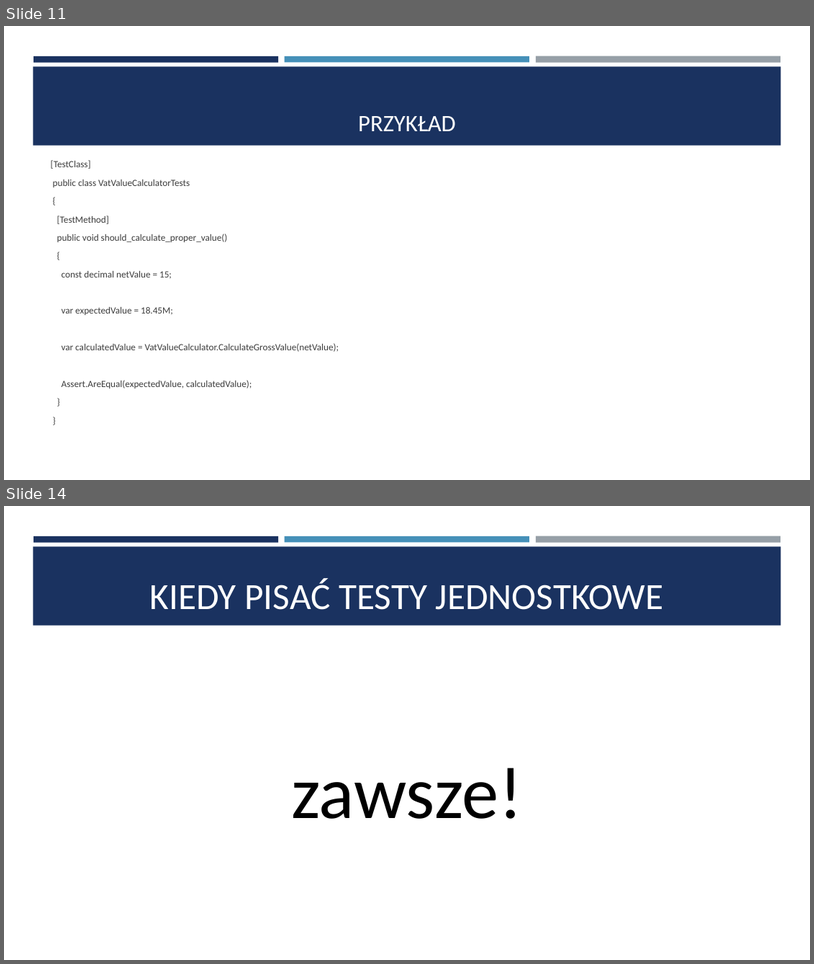
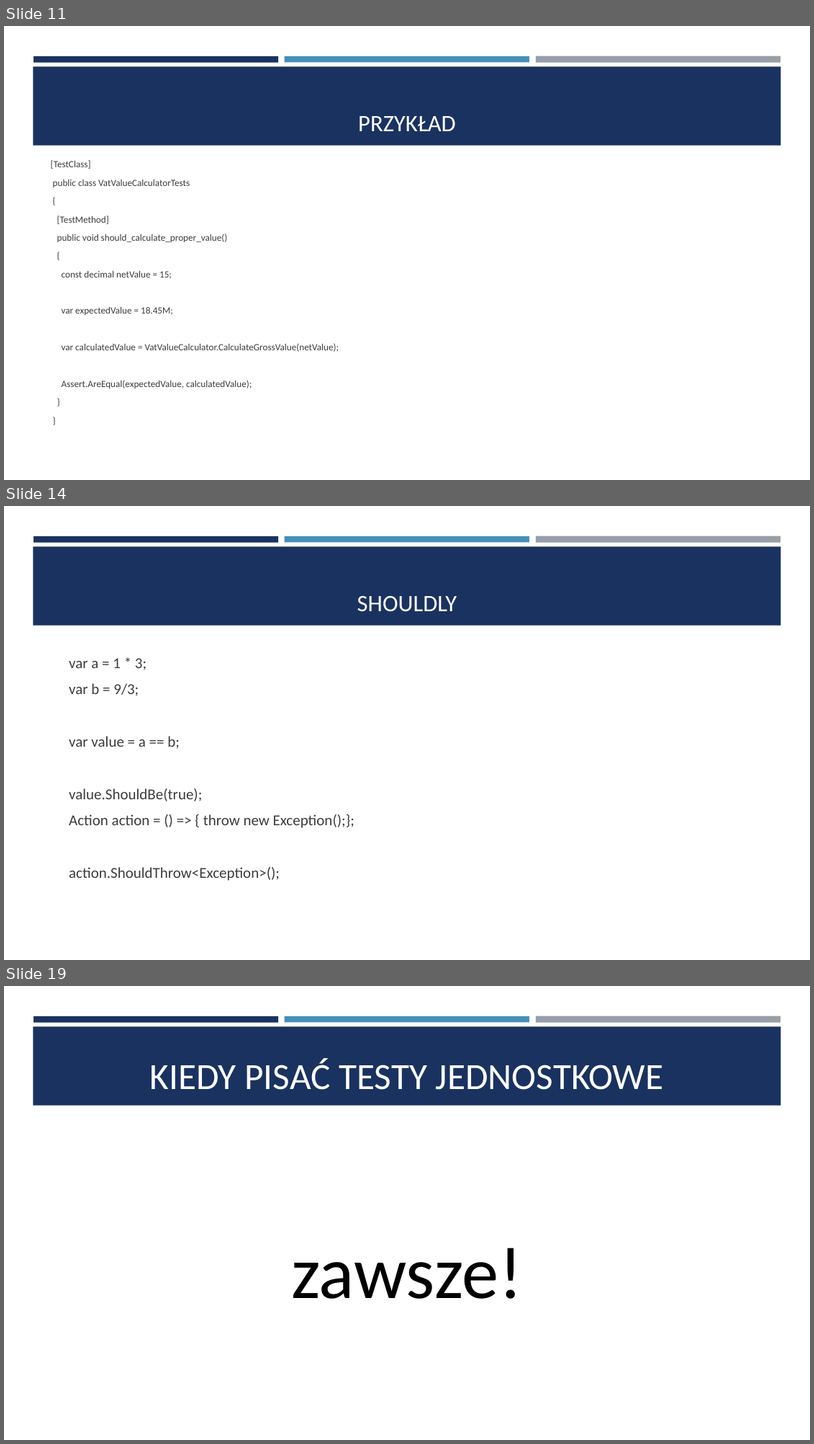
Before and after one commit to saamed/unit-test-workshops, a slide deck: docs/Testy jednostkowe.pptx. Shown one above the other, each under a label of ours: slides 11 and 14 before the commit, slides 11, 14 and 19 after it; the slides between them are not shown. The pictures are 814x964 and 814x1444 pixels, drawn with LibreOffice and Linux fonts; fonts in the diff are those of the drawing. Boxes give left, top, right and bottom in pixels: in the first picture for what was removed or moved away, otherwise in the second. Text is boxed around its words. In the diff, an @@ line names an element or a change of style, - is before the commit and + after.

```diff
--- a/docs/Testy jednostkowe.pptx
+++ b/docs/Testy jednostkowe.pptx
@@ slide 14 added at [4,506,810,960], background #FFFFFF; not listed: 4 template elements that a slide beside it also shows @@
@@ title added at [358,595,458,612], 28 pt, text #FFFFFF @@
+SHOULDLY
@@ text added at [69,658,355,880], 18 pt, text #3D3D3D @@
+var a = 1 * 3;
+var b = 9/3;
+var value = a == b;
+value.ShouldBe(true);
+Action action = () => { throw new Exception();};
+action.ShouldThrow<Exception>();
@@ what was slide 14 is now slide 19 @@
```
Also in this commit, not shown: 3 slides changed, 4 other slides added.
